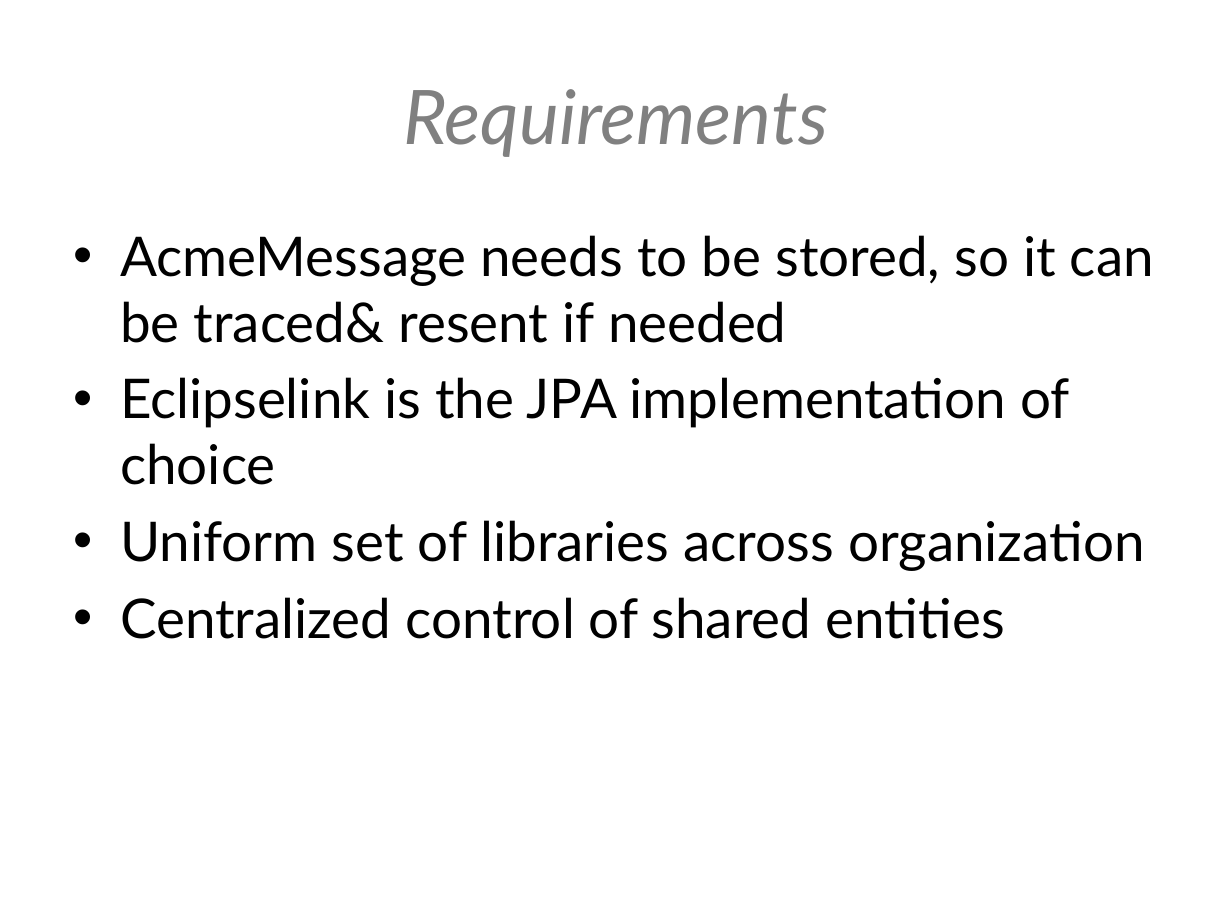
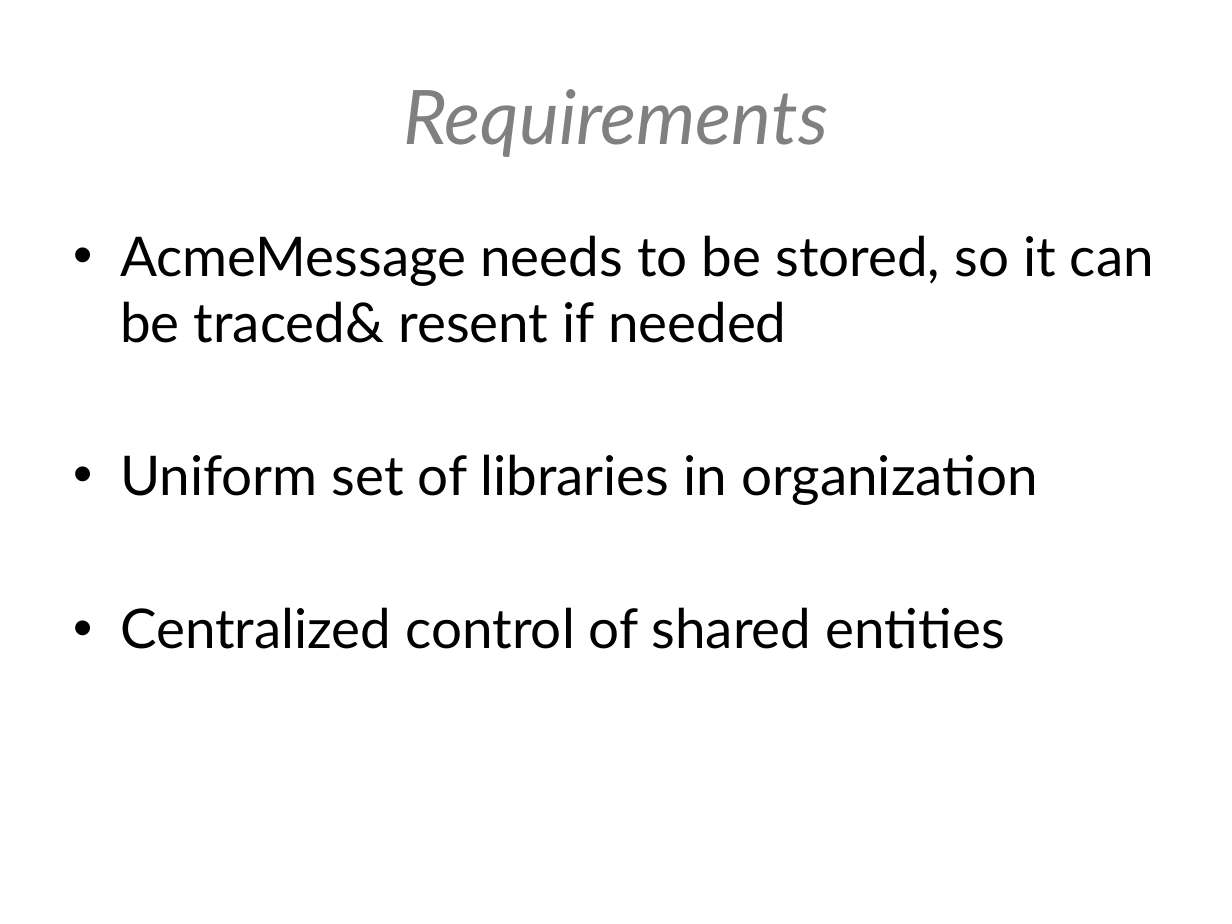
Before and after one commit to hawkeye-bot/springio2017, a slide deck: slide 13 of Spring boot - adapting to your environment.pptx (slide 9 before the commit). Drawn at 1232x924 pixels with LibreOffice and Linux fonts; fonts in the diff are those of the drawing; background and template pictures are left out. Boxes give left, top, right and bottom in pixels: in the first picture for what was removed or moved away, otherwise in the second. Text is boxed around its words. In the diff, an @@ line names an element or a change of style, - is before the commit and + after.

Commit message:
Added slides to presentation

```diff
--- a/Spring boot - adapting to your environment.pptx
+++ b/Spring boot - adapting to your environment.pptx
@@ text at (120, 454, 1038, 505): text changed @@
-• Eclipselink is the JPA implementation of choice
-• Uniform set of libraries across organization
+• Uniform set of libraries in organization
```
Also in this commit, not shown: 12 other slides changed, 6 slides added.
